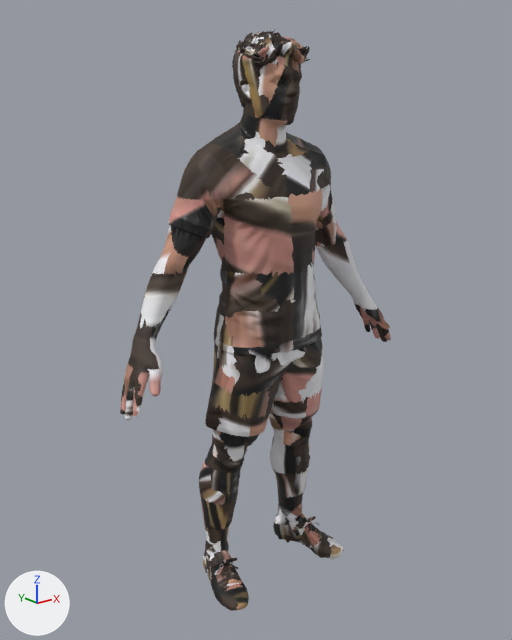
One commit to the glTF model public/players/b0ab7e5d-4234-4fdc-adeb-eaee7ef9e2b6.glb: the scene before it, then after it.
Camera for both pictures: a 50 mm camera at (-1.474, -1.779, 0.757) aimed at (-0.024, 0.033, 0.032). The lights are fixed; the arrows at lower left show +X, +Y and +Z. The older version comes first. Where no turn or scale is listed for an object, it has been applied to the vertices. Vertices at exactly the same position are counted once.

Script lines for the objects in view, before the commit:
```python
me_mesh_0 = bpy.data.meshes.new('Mesh_0')
me_mesh_0.from_pydata(...)  # 49156 vertices, 98362 faces; spans x -0.58..0.58, y -0.16..0.16, z -0.95..0.95
me_mesh_0.materials.append(mat_material_0)
ob_mesh_0 = bpy.data.objects.new('Mesh_0', me_mesh_0)
ob_mesh_0.location = (0.0, 0.002, 0.0)
```
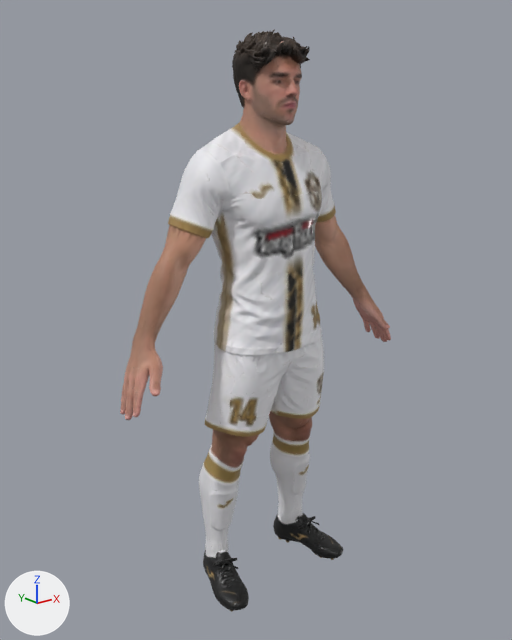
Changed parts and their boxes (x1, y1, x2, y2) in the pictures (512 x 640 px):
part 1 of me_mesh_0, surface changed: (120, 29, 391, 612) in both

The change, as a list of edits to the scene's bpy script:
```text
Change me_mesh_0:
    where me_mesh_0.from_pydata(...)  # 49156 vertices, 98362 faces; spans x -0.58..0.58, y -0.16..0.16, z -0.95..0.95
    used by ob_mesh_0; location = (0.0, 0.002, 0.0)
    me_mesh_0 part 1: 97980 kept faces spanning x -0.58..0.58, y -0.16..0.16, z -0.95..0.95 get new texture (UV) coordinates
```
